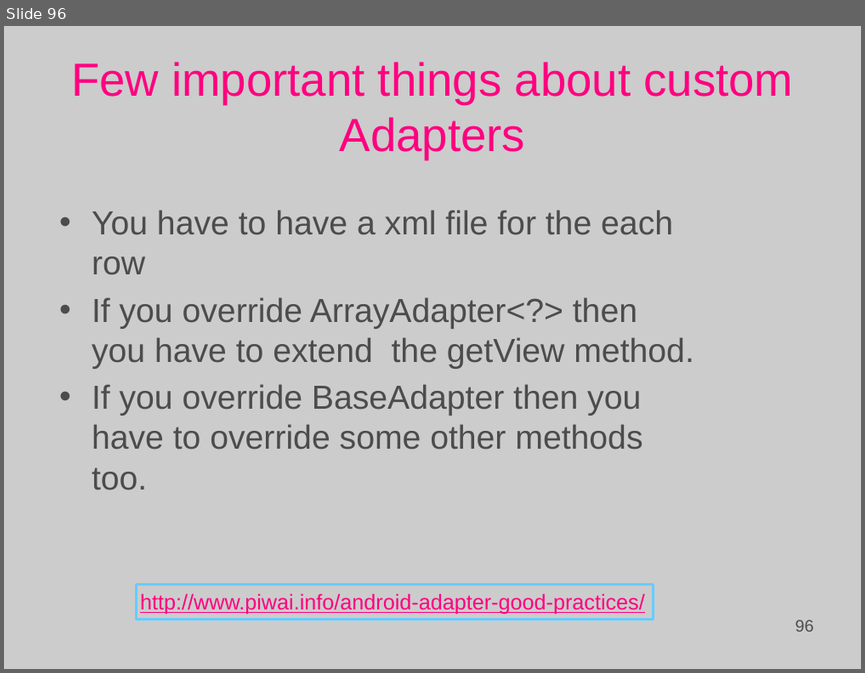
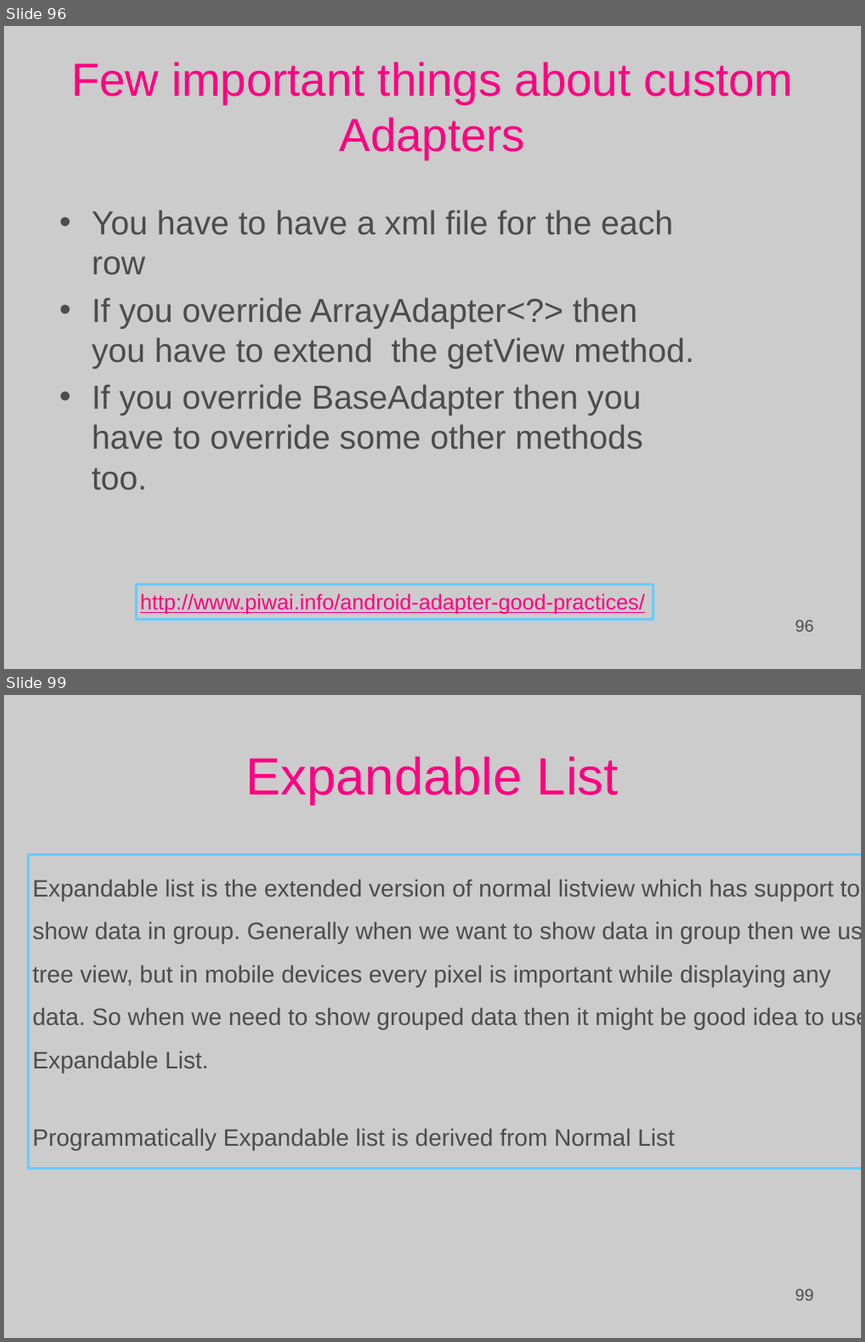
Before and after one commit to Basis-Android-Training/basis-android-training, a slide deck: Batch 12/Course lectures.ppt. Shown one above the other, each under a label of ours: slide 96 before the commit, slides 96 and 99 after it; the slides between them are not shown. The pictures are 865x673 and 865x1342 pixels, drawn with LibreOffice and Linux fonts; fonts in the diff are those of the drawing; background and template pictures are left out. Boxes give left, top, right and bottom in pixels: in the first picture for what was removed or moved away, otherwise in the second. Text is boxed around its words. In the diff, an @@ line names an element or a change of style, - is before the commit and + after.

```diff
--- a/Batch 12/Course lectures.ppt
+++ b/Batch 12/Course lectures.ppt
@@ slide 99 added at bbox=[4, 695, 861, 1338], background picture (left out) @@
@@ title added at bbox=[246, 756, 619, 805], 44 pt, text #FF0080 @@
+Expandable List
@@ freeform shape added at bbox=[28, 854, 861, 1168], outline #66CCFF 2.01 pt, 20 pt, text #4C4C4C @@
+Expandable list is the extended version of normal listview which has support to show data in group. Generally when we want to show data in group then we use tree view, but in mobile devices every pixel is important while displaying any data. So when we need to show grouped data then it might be good idea to use Expandable List.
+Programmatically Expandable list is derived from Normal List
@@ page number added at bbox=[619, 1280, 818, 1307], 14 pt, text #4C4C4C @@
+99
```
Also in this commit, not shown: 2 slides changed, 17 other slides added, 12 other files.
